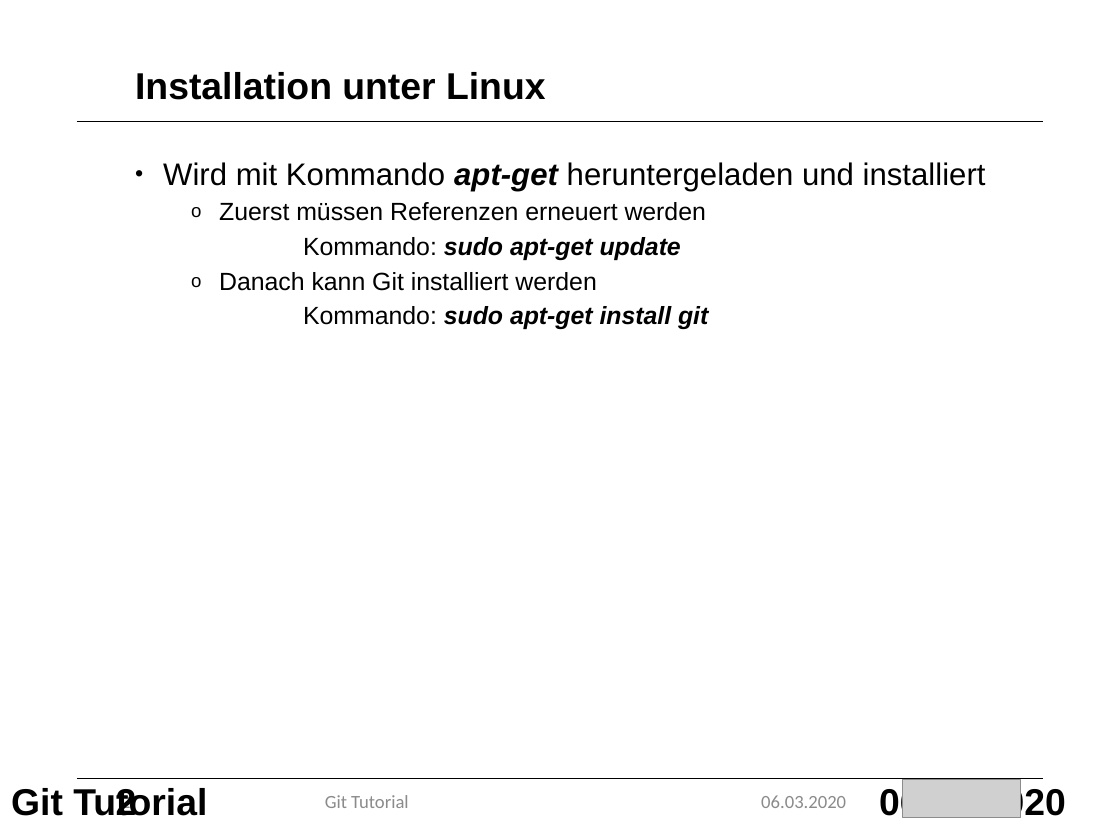
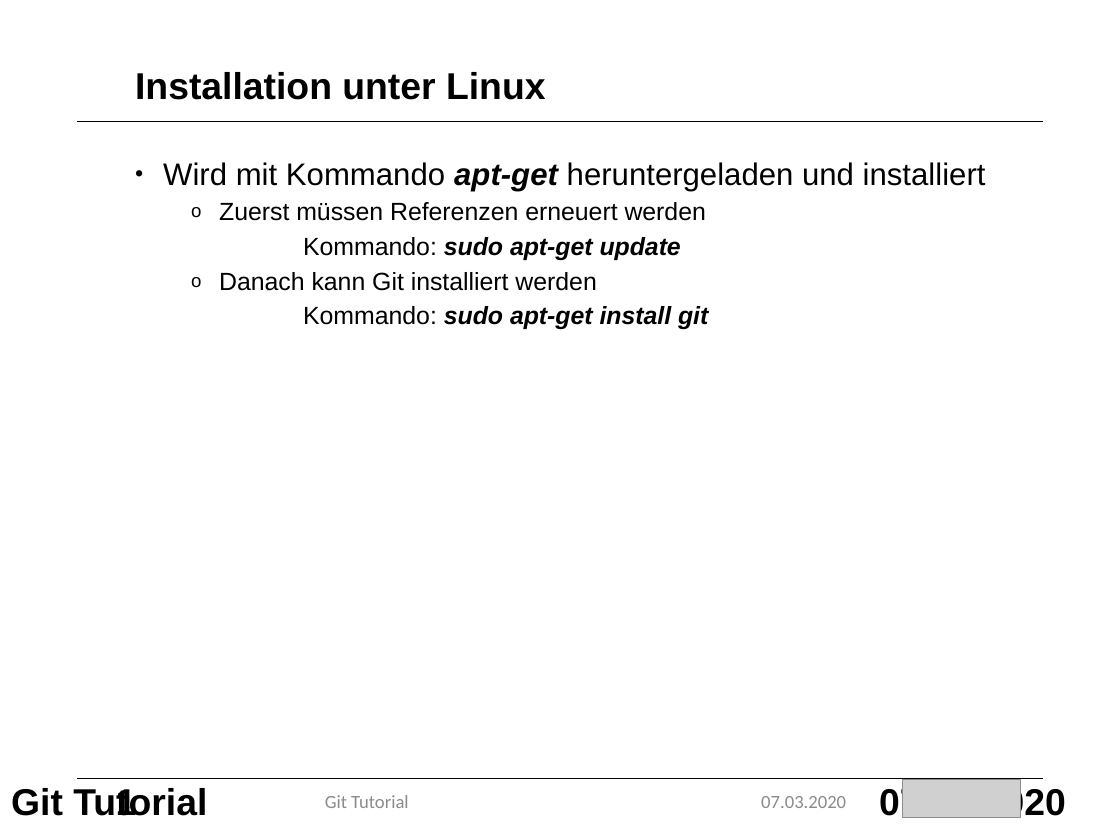
Before and after one commit to marcretzlaff/projektarbeit, a slide deck: slide 1 of Präsentation-90min/Präsentation-90min.pptx (slide 2 before the commit). Drawn at 1120x840 pixels with LibreOffice and Linux fonts; fonts in the diff are those of the drawing; grey boxes stand for pictures; background and template pictures are left out. Boxes give left, top, right and bottom in pixels: in the first picture for what was removed or moved away, otherwise in the second. Text is boxed around its words. In the diff, an @@ line names an element or a change of style, - is before the commit and + after.

```diff
--- a/Präsentation-90min/Präsentation-90min.pptx
+++ b/Präsentation-90min/Präsentation-90min.pptx
@@ page number at bbox=[116, 786, 137, 823]: text changed @@
-2
+1
@@ page number at bbox=[121, 793, 130, 811]: text changed @@
-2
+1
@@ text at bbox=[761, 796, 846, 808]: text changed @@
-06.03.2020
+07.03.2020
@@ text at bbox=[879, 786, 1066, 823]: text changed @@
-06.03.2020
+07.03.2020
```
Also in this commit, not shown: 6 other slides changed, 31 slides added, 1 other file.
